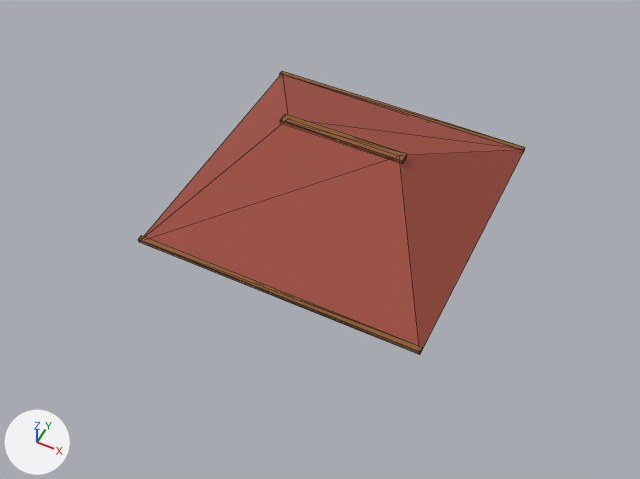
An edit to the glTF model docs/models/modules/mod_roof_slanted.glb, drawn before and after from the same camera.
Rendered twice from a 50 mm lens placed at (9.07, -19.77, 21.92), pointed at (0.21, -2.06, -0.21). Lighting does not change. The marker at lower left points along +X, +Y and +Z. The older version comes first. Mesh edges are drawn as thin lines. Vertices at exactly the same position are counted once.

In view in the first picture: 'Mod_RoofSlanted'.
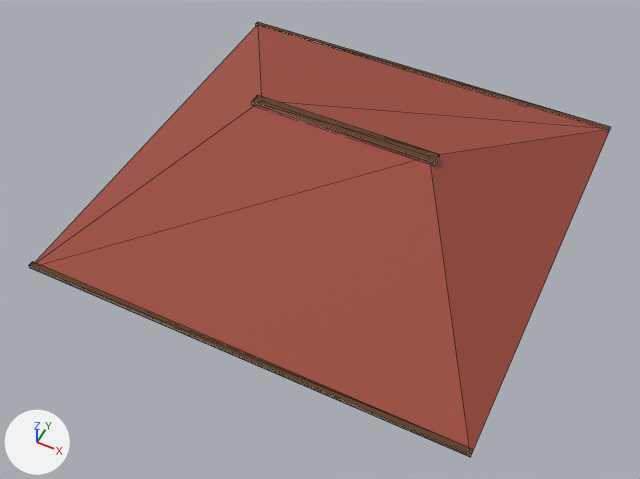
Edits to the scene script, one JSON object a line:
```json
{"op": "add", "block": "mat_mod_wooddark", "code": ["mat_mod_wooddark = principled_material('Mod_WoodDark')", "mat_mod_wooddark.base_color = (0.112, 0.0423, 0.011)  # brown #5e3a1b", "mat_mod_wooddark.roughness = 0.85"]}
{"block": "me_mod_roofslantedmesh", "where": "# used by ob_mod_roofslanted; location = (0.0, 0.0, 0.0)"}
{"op": "remove", "block": "me_mod_roofslantedmesh", "code": "me_mod_roofslantedmesh.from_pydata(...)  # 30 vertices, 44 faces; spans x -5.0..5.0, y -5.0..5.0, z 0.0..2.64"}
{"op": "add", "block": "me_mod_roofslantedmesh", "code": "me_mod_roofslantedmesh.from_pydata(...)  # 30 vertices, 44 faces; spans x -7.5..7.5, y -7.5..7.5, z 0.0..3.04"}
{"block": "me_mod_roofslantedmesh", "change": "me_mod_roofslantedmesh part 1: the loose piece of 6 vertices spanning x -5.0..5.0, y -5.0..5.0, z 0.02..2.62 is scaled about the mesh origin by (1.5, 1.5, 1.15)"}
{"block": "me_mod_roofslantedmesh", "change": "me_mod_roofslantedmesh part 2: the loose piece of 8 vertices spanning x -2.2..2.2, y -0.18..0.18, z 2.5..2.64 is scaled about its middle by (1.48, 1.11, 1.14), then moved by (0.0, 0.0, 0.39)"}
{"block": "me_mod_roofslantedmesh", "change": "me_mod_roofslantedmesh part 3: the loose piece of 8 vertices spanning x -5.0..5.0, y -5.0..-4.82, z 0.0..0.14 is scaled about its middle by (1.5, 1, 1), then moved by (0.0, -2.5, 0.0)"}
{"block": "me_mod_roofslantedmesh", "change": "me_mod_roofslantedmesh part 4: the loose piece of 8 vertices spanning x -5.0..5.0, y 4.82..5.0, z 0.0..0.14 is scaled about its middle by (1.5, 1, 1), then moved by (0.0, 2.5, 0.0)"}
{"block": "me_mod_roofslantedmesh", "change": "me_mod_roofslantedmesh part 5: all 36 faces that had it switch from mat_mod_wood (brown #8b5a2b) to mat_mod_wooddark (brown #5e3a1b)"}
```

Where the change shows, as pixel boxes (x1, y1, x2, y2) in the pictures (640 x 479 px; the box of a moved part takes in the faces that stretch with it):
```json
{"object": "Mod_RoofSlanted", "change": "recoloured, reshaped", "before": [138, 71, 525, 354], "after": [29, 22, 611, 457], "on screen": "50% wider, 54% taller"}
{"part": 1, "of": "me_mod_roofslantedmesh", "change": "moved or reshaped", "before": [144, 75, 523, 350], "after": [35, 26, 609, 450]}
{"part": 2, "of": "me_mod_roofslantedmesh", "change": "moved or reshaped", "before": [280, 114, 407, 164], "after": [252, 95, 440, 165]}
{"part": 3, "of": "me_mod_roofslantedmesh", "change": "moved or reshaped", "before": [138, 236, 423, 354], "after": [29, 261, 473, 457]}
{"part": 4, "of": "me_mod_roofslantedmesh", "change": "moved or reshaped", "before": [280, 71, 525, 152], "after": [256, 22, 611, 132]}
{"part": 5, "of": "me_mod_roofslantedmesh", "change": "recoloured", "before": [138, 71, 525, 354], "after": [29, 22, 611, 457]}
```
